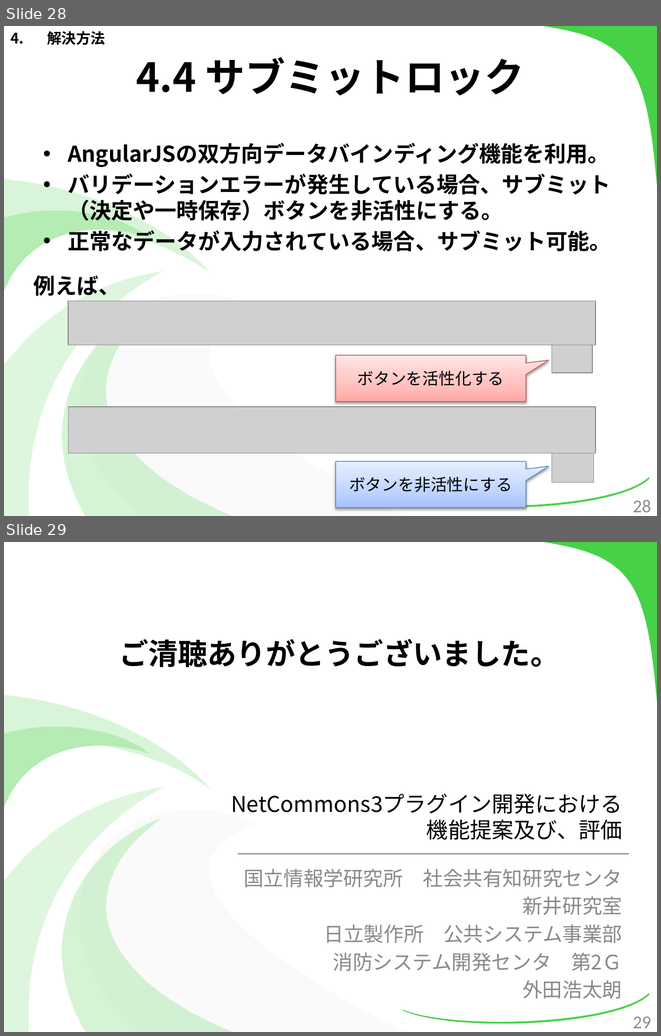
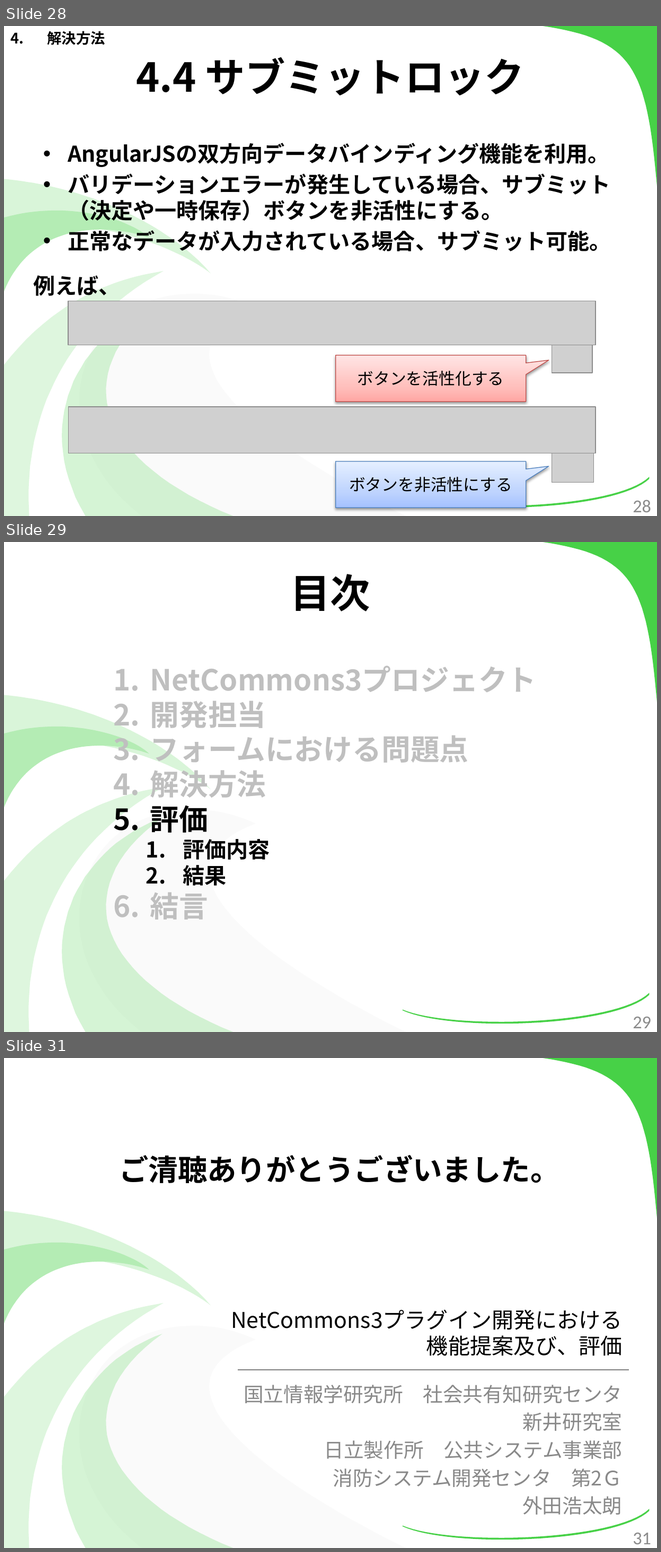
Before and after one commit to kotaro0717/Report-Management, a slide deck: PowerPoint/report_hokada.pptx. Shown one above the other, each under a label of ours: slides 28 and 29 before the commit, slides 28, 29 and 31 after it; the slides between them are not shown. The pictures are 661x1036 and 661x1552 pixels, drawn with LibreOffice and Linux fonts; fonts in the diff are those of the drawing; grey boxes stand for pictures. Boxes give left, top, right and bottom in pixels: in the first picture for what was removed or moved away, otherwise in the second. Text is boxed around its words. In the diff, an @@ line names an element or a change of style, - is before the commit and + after.

Commit message:
パワポの目次 一通り作成

```diff
--- a/PowerPoint/report_hokada.pptx
+++ b/PowerPoint/report_hokada.pptx
@@ slide 29 added at (4, 542, 657, 1032), background #FFFFFF; not listed: 7 template elements that a slide beside it also shows @@
@@ title added at (291, 574, 371, 611), 44 pt, text #000000, bold @@
+目次
@@ text added at (150, 665, 537, 919), 32 pt, text #BFBFBF, bold @@
+1. NetCommons3プロジェクト
+2. 開発担当
+3. フォームにおける問題点
+4. 解決方法
+5. 評価
+    1. 評価内容
+    2. 結果
+6. 結言
@@ page number added at (633, 1016, 651, 1028), 20 pt, text #8C8C8C @@
+29
@@ what was slide 29 is now slide 31 @@
@@ page number at (633, 1532, 651, 1544): text changed @@
-29
+31
```
Also in this commit, not shown: 9 slides changed, 1 other slide added.
